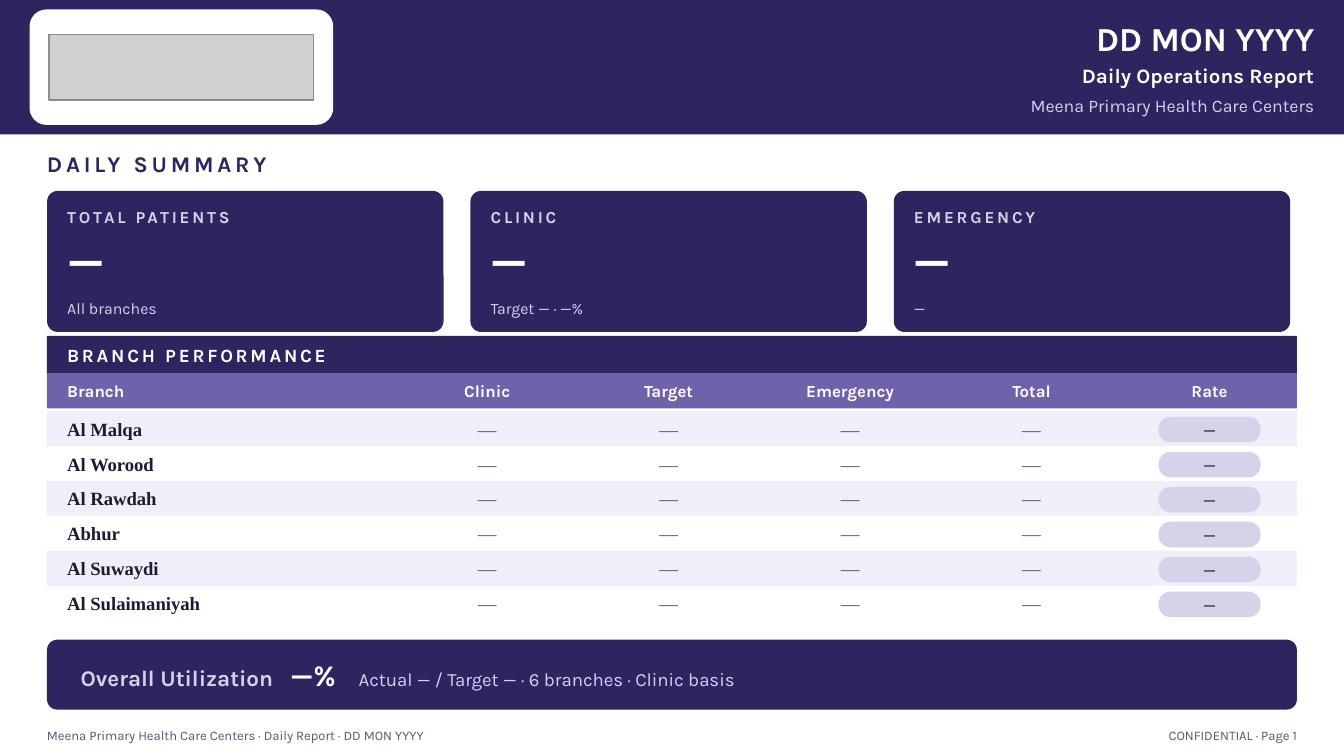
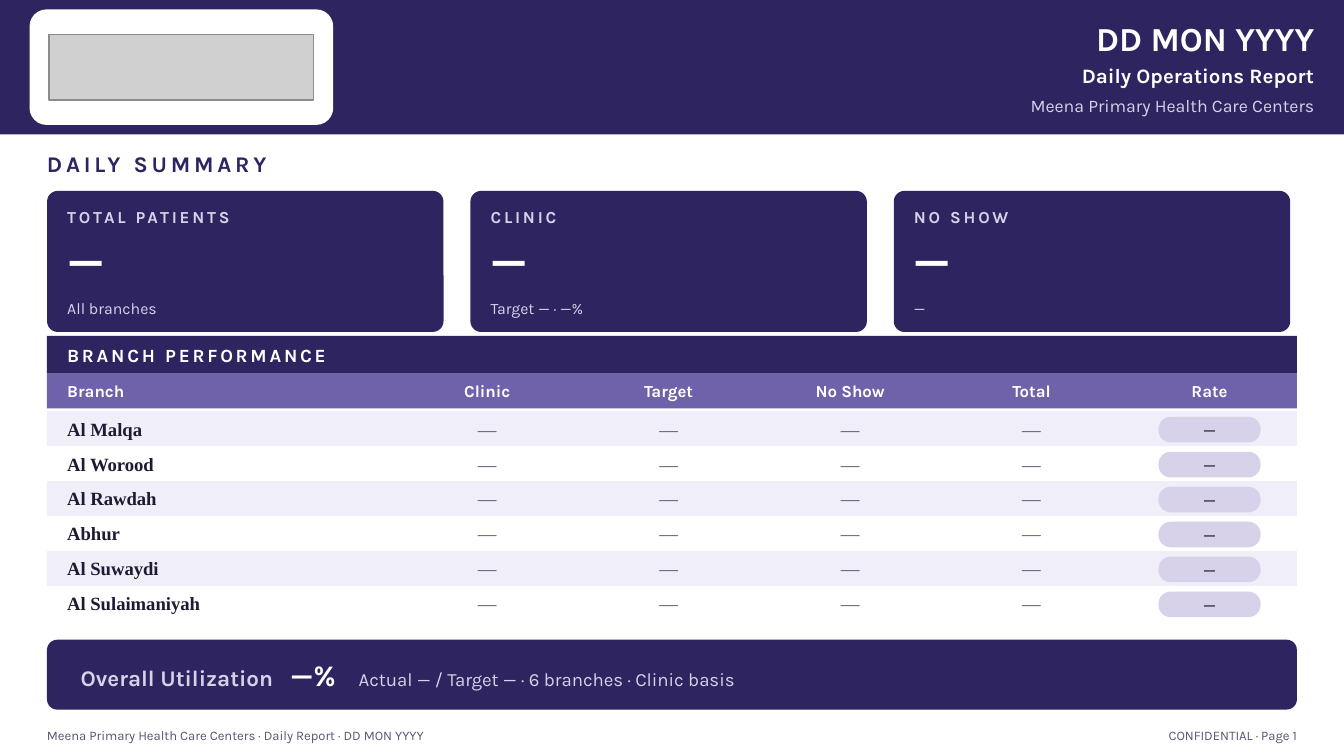
Before and after one commit to a7m2030ed-debug/Aogh, a slide deck: slide 1 of template/Cluster_SIX_Branches_Template.pptx. Drawn at 1344x756 pixels with LibreOffice and Linux fonts; fonts in the diff are those of the drawing; grey boxes stand for pictures. Boxes give left, top, right and bottom in pixels: in the first picture for what was removed or moved away, otherwise in the second. Text is boxed around its words. In the diff, an @@ line names an element or a change of style, - is before the commit and + after.

```diff
--- a/template/Cluster_SIX_Branches_Template.pptx
+++ b/template/Cluster_SIX_Branches_Template.pptx
@@ text at (x1=914, y1=212, x2=1008, y2=223): text changed @@
-EMERGENCY
+NO SHOW
@@ text at (x1=816, y1=385, x2=884, y2=397): text changed @@
-Emergency
+No Show
```
Also in this commit, not shown: 4 other files.
